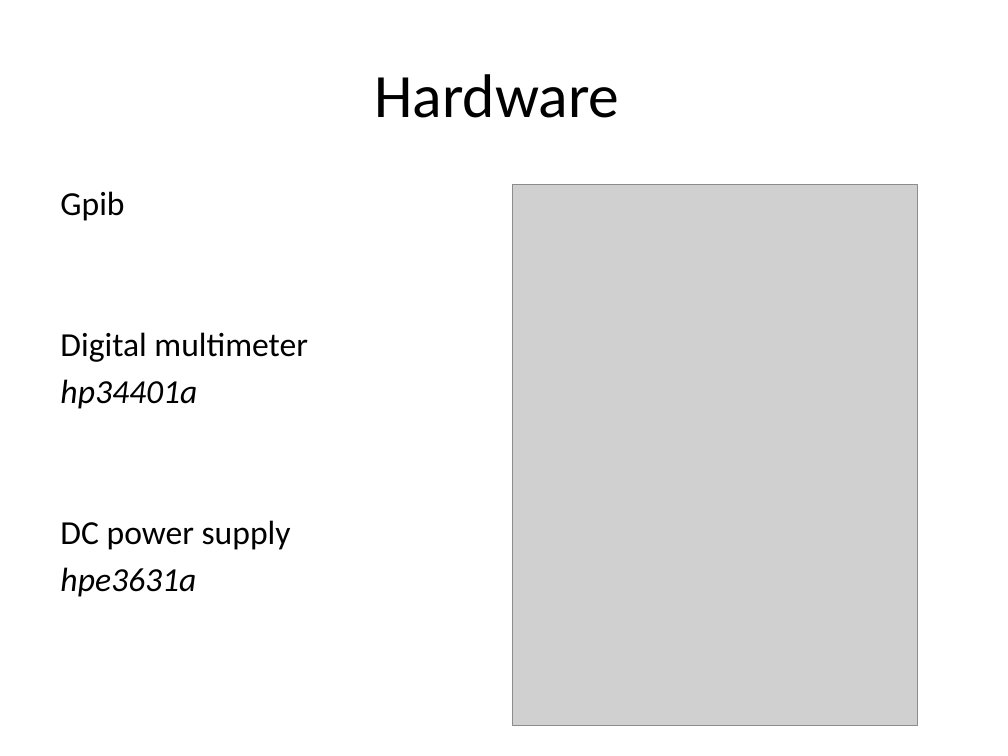
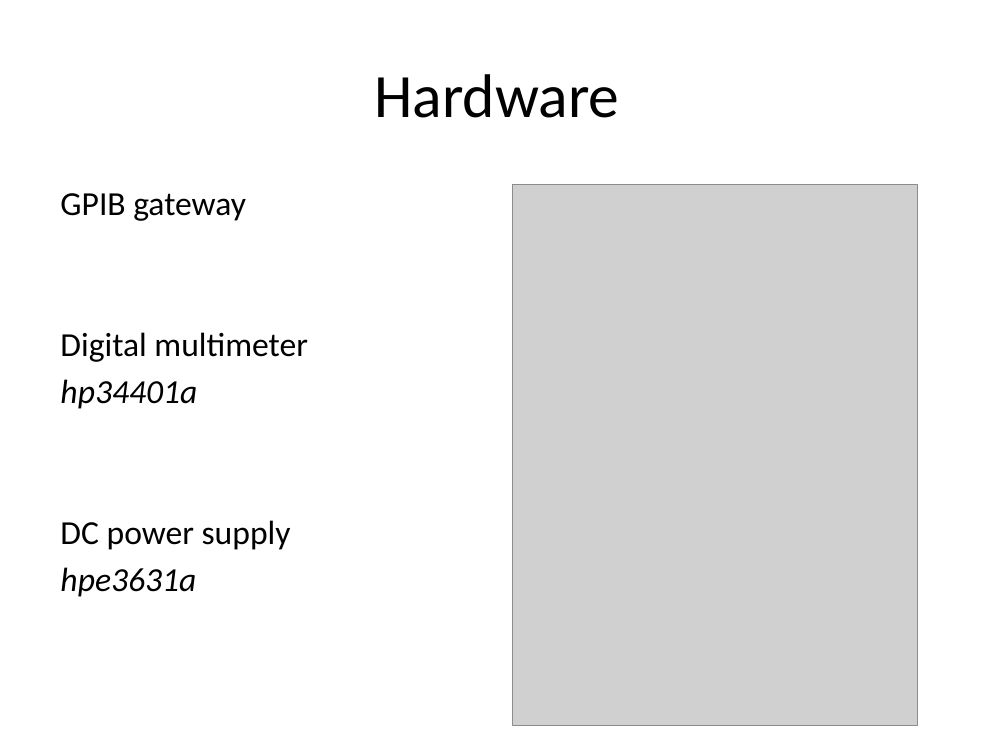
Before and after one commit to doctoboggan/DeathRay, a slide deck: slide 11 of manuals/desReview.pptx (slide 13 before the commit). Drawn at 1008x756 pixels with LibreOffice and Linux fonts; fonts in the diff are those of the drawing; grey boxes stand for pictures. Boxes give left, top, right and bottom in pixels: in the first picture for what was removed or moved away, otherwise in the second. Text is boxed around its words. In the diff, an @@ line names an element or a change of style, - is before the commit and + after.

```diff
--- a/manuals/desReview.pptx
+++ b/manuals/desReview.pptx
@@ text at [60, 193, 246, 221]: text changed @@
-Gpib
+GPIB gateway
```
Also in this commit, not shown: 10 other slides changed, 5 slides added, 2 slides removed.
